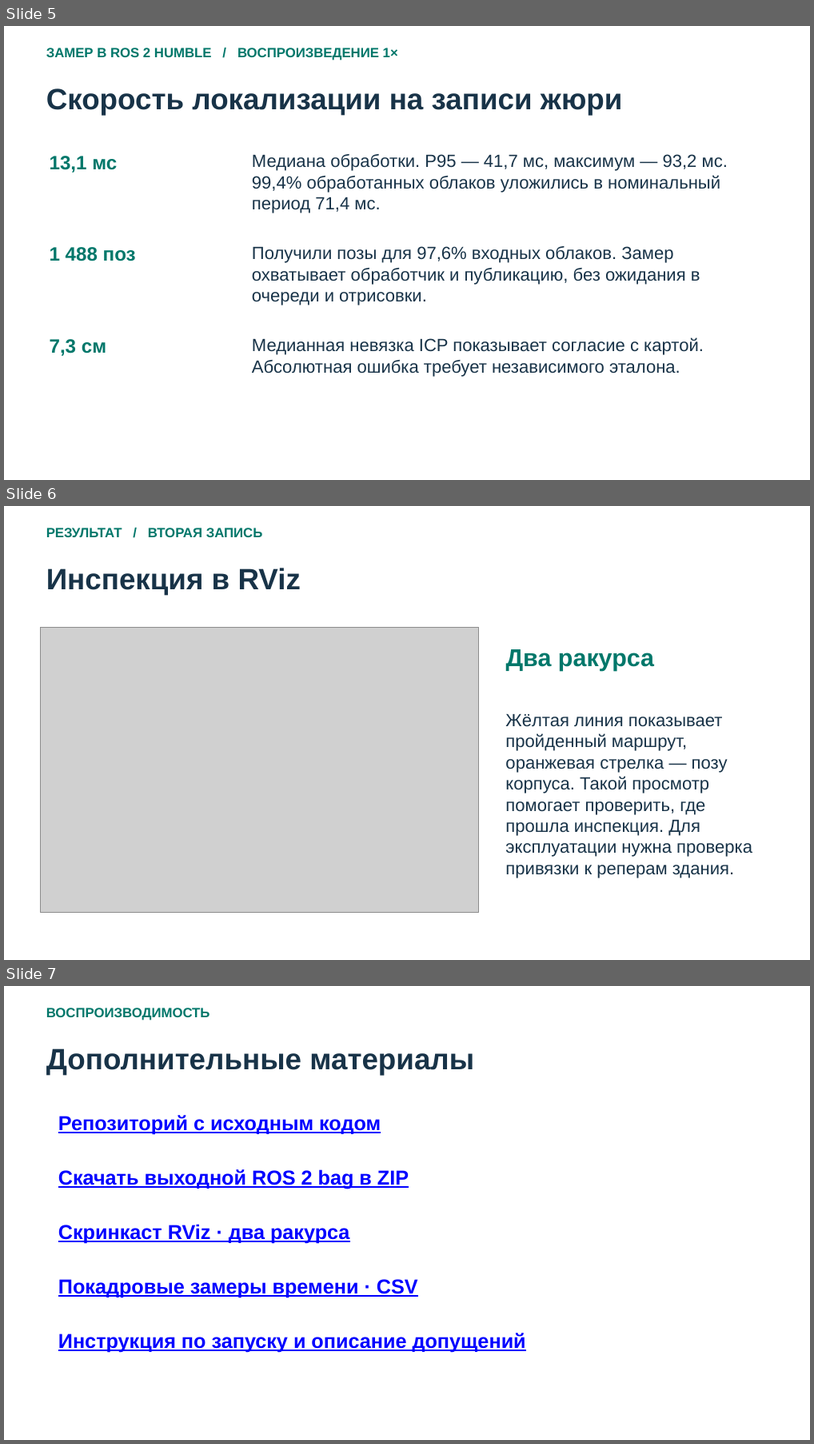
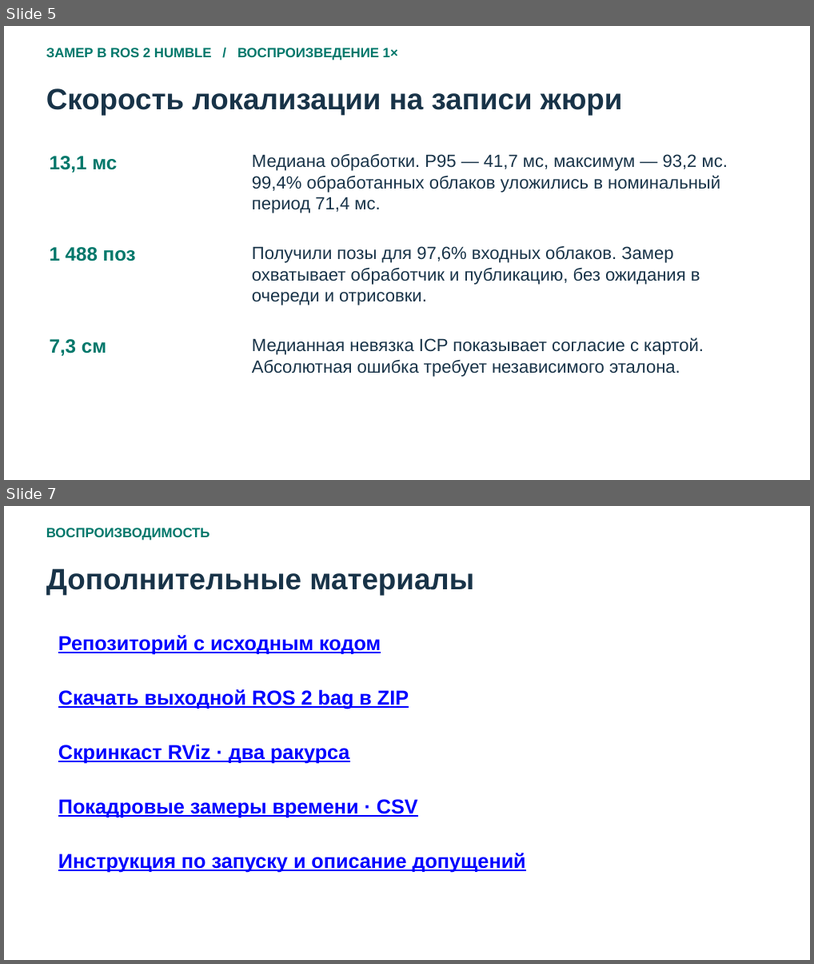
Before and after one commit to draizyyy/DogSLAM, a slide deck: DogSLAM-final.pptx. Shown one above the other, each under a label of ours: slides 5, 6 and 7 before the commit, slides 5 and 7 after it; the slides between them are not shown. The pictures are 814x1444 and 814x964 pixels, drawn with LibreOffice and Linux fonts; fonts in the diff are those of the drawing; grey boxes stand for pictures. Boxes give left, top, right and bottom in pixels: in the first picture for what was removed or moved away, otherwise in the second. Text is boxed around its words. In the diff, an @@ line names an element or a change of style, - is before the commit and + after.

```diff
--- a/DogSLAM-final.pptx
+++ b/DogSLAM-final.pptx
@@ slide 6 removed at (4,506,810,960), background #FFFFFF @@
@@ text removed at (46,528,263,537) @@
-РЕЗУЛЬТАТ / ВТОРАЯ ЗАПИСЬ
@@ text removed at (46,568,301,595) @@
-Инспекция в RViz
@@ picture removed at (40,627,479,912) @@
@@ text removed at (506,649,654,671) @@
-Два ракурса
@@ text removed at (506,714,753,878) @@
-Жёлтая линия показывает пройденный маршрут, оранжевая стрелка — позу корпуса. Такой просмотр помогает проверить, где прошла инспекция. Для эксплуатации нужна проверка привязки к реперам здания.
```
Also in this commit, not shown: 2 slides changed, 1 slide added, 4 other files.
